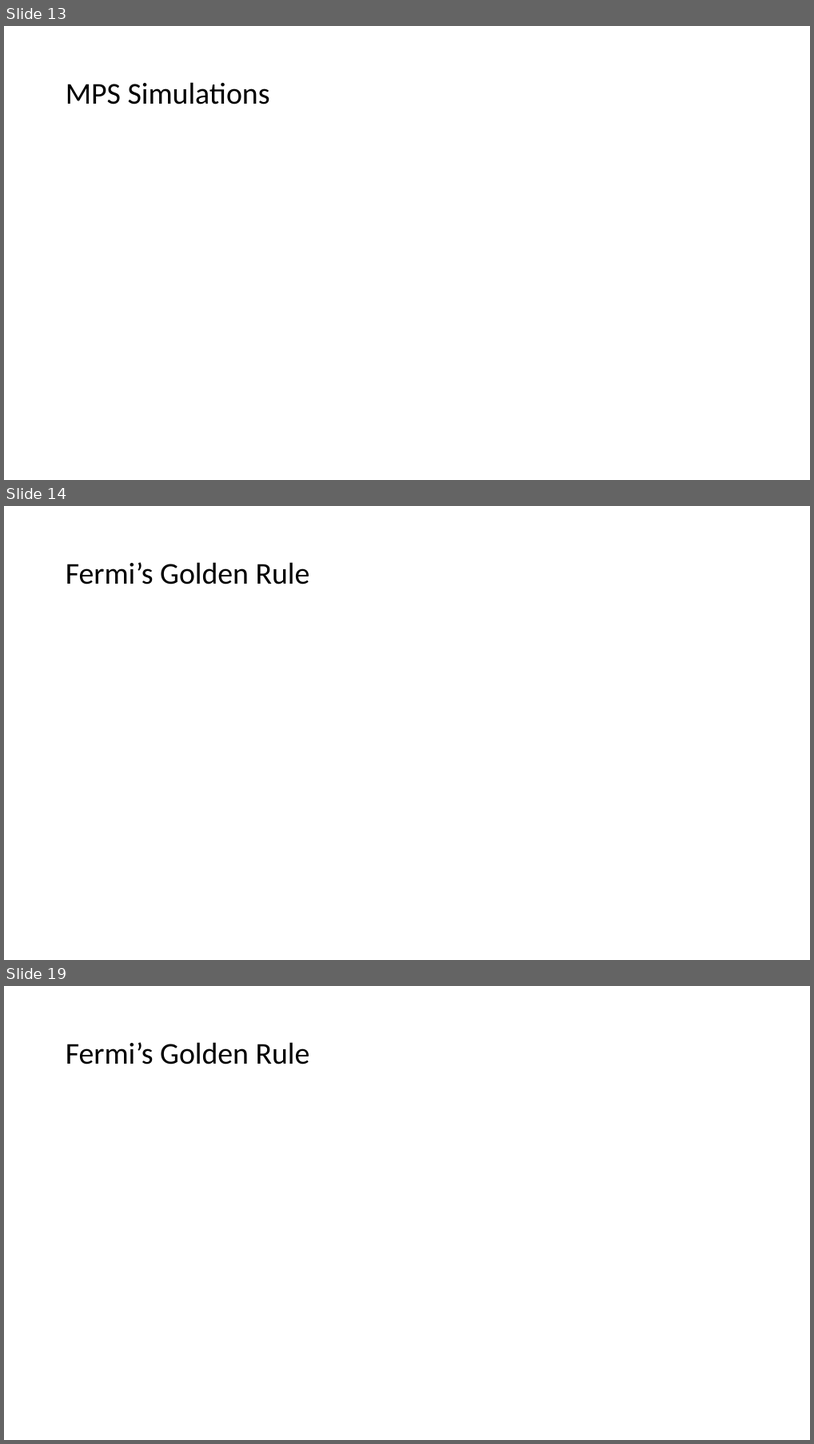
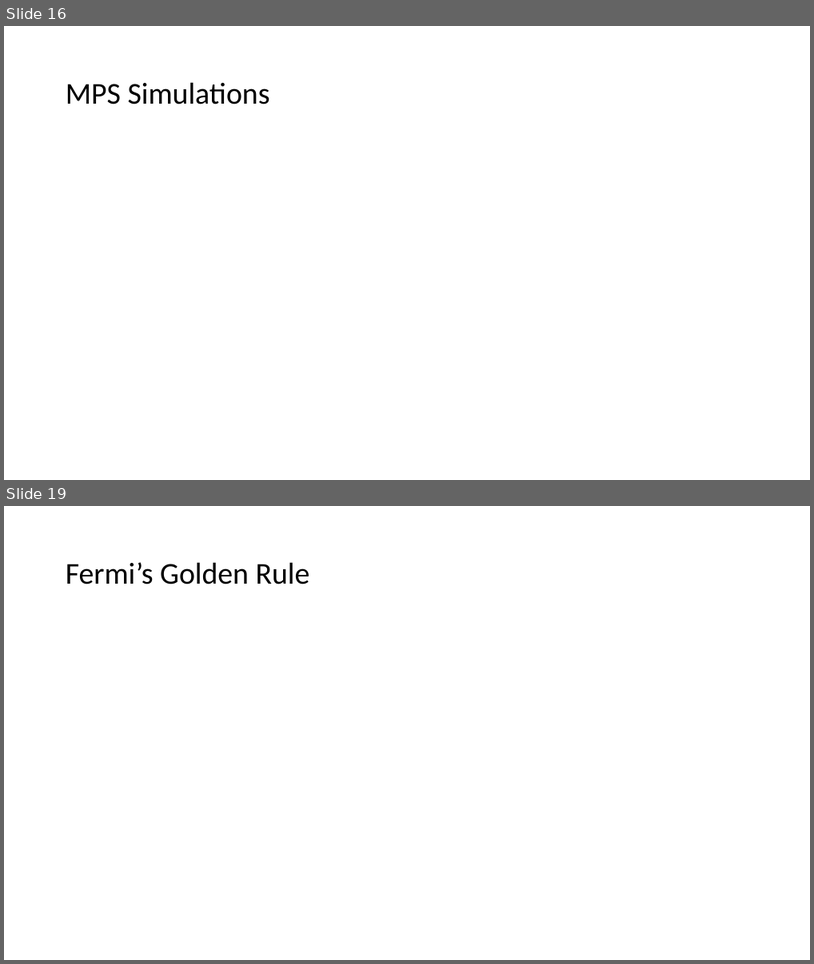
Before and after one commit to kwang0/KPZ-Project, a slide deck: EPiQS Presentation.pptx. Shown one above the other, each under a label of ours: slides 13, 14 and 19 before the commit, slides 16 and 19 after it; the slides between them are not shown. The pictures are 814x1444 and 814x964 pixels, drawn with LibreOffice and Linux fonts; fonts in the diff are those of the drawing; grey boxes stand for pictures. Boxes give left, top, right and bottom in pixels: in the first picture for what was removed or moved away, otherwise in the second. Text is boxed around its words. In the diff, an @@ line names an element or a change of style, - is before the commit and + after.

```diff
--- a/EPiQS Presentation.pptx
+++ b/EPiQS Presentation.pptx
@@ slide 14 removed at box(4, 506, 810, 960), background #FFFFFF @@
@@ title removed at box(66, 562, 310, 584) @@
-Fermi’s Golden Rule
@@ what was slide 13 is now slide 16 @@
```
Also in this commit, not shown: 5 slides added, 4 other slides removed, 4 other files.
